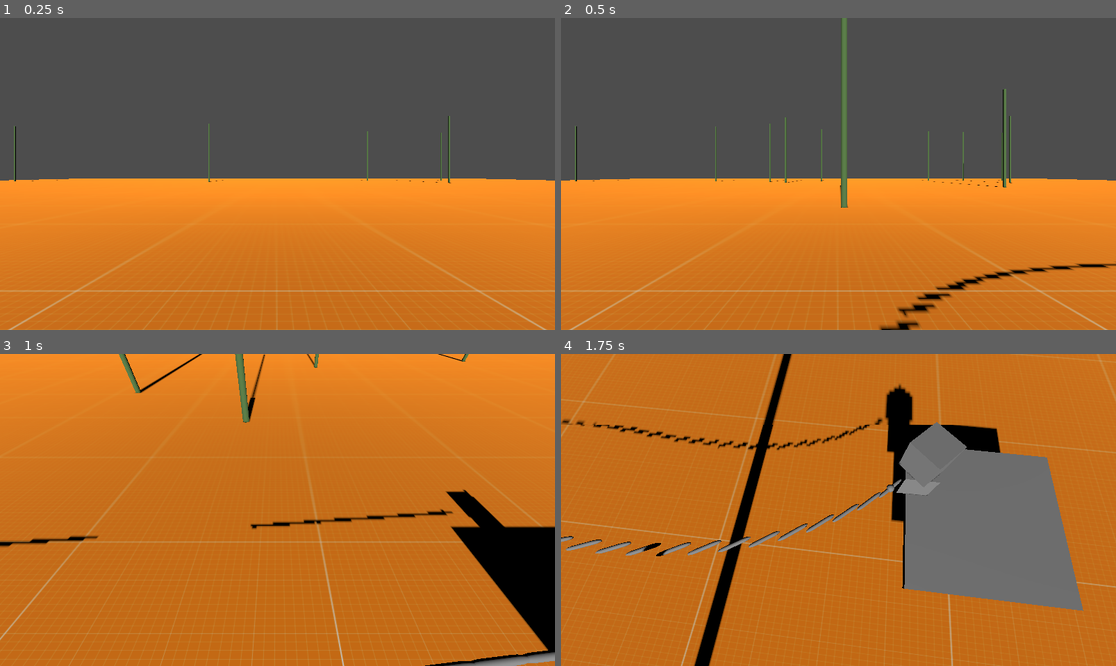
Above: before the commit, frames 1-4 (two rows, left to right).
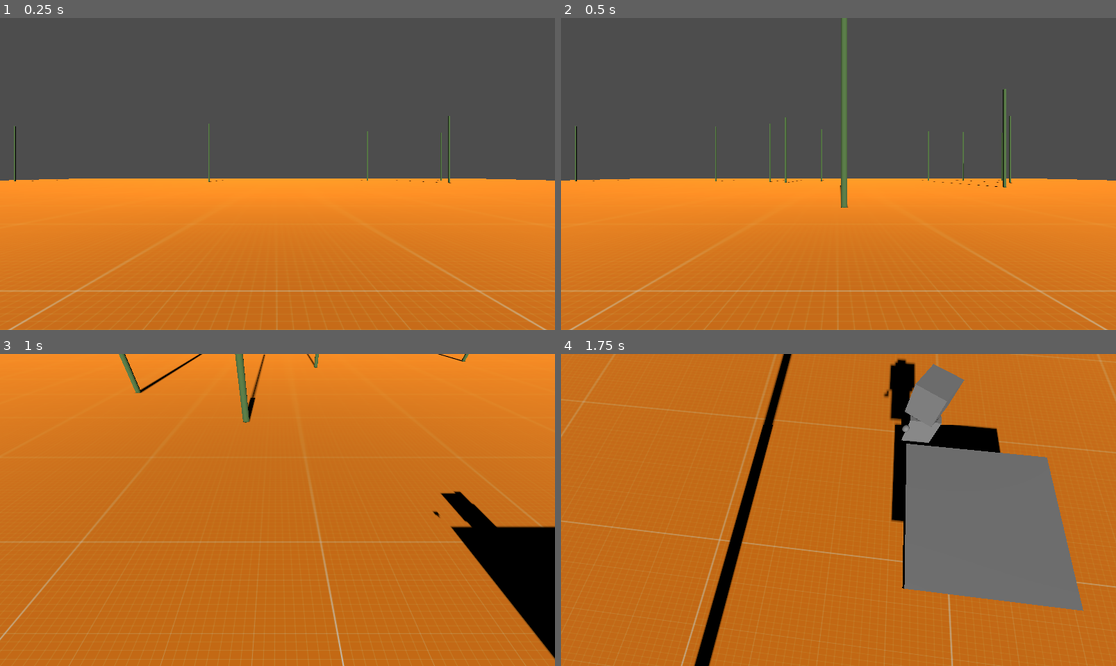
Above: after the commit, the same moments.

Repository: Flodurs/GoDotTest
Game: Godot game, scene res://scenes/level/level.tscn
The game is run twice, just before and just after one commit, with the same random seed, the same clock (stepped at 60 frames per second) and the same inputs.
Inputs:
- Up to frame 1 (0.25 s): no input
- Up to frame 2 (0.5 s): no input
- Up to frame 3 (1 s): hold D (Right) from 0.53 s (still down); hold Down (CamDown) from 0.53 s (still down); tap Space (Jump) at 0.77 s
- Up to frame 4 (1.75 s): release D (Right) at 1.28 s; release Down (CamDown) at 1.28 s; hold S (Backward) from 1.28 s (still down); tap Left (CamLeft) at 1.35 s; tap Space (Jump) at 1.52 s

Frame 1 is identical in both runs. In frame 2, 1.1% of the frame differs, in the area x 57-100%, y 78-100%; in frame 3, 1.7%; in frame 4, 4.6%, in the area x 0-74%, y 1-65%.

Commit message:
Verbesserung von Gegner 1 AI

Diff:
--- a/scenes/enemys/enemy_1.gd
+++ b/scenes/enemys/enemy_1.gd
@@ -5,9 +5,12 @@
 var gravity = 3
 var rotationspeed = 10
 var target_y_angle = 0
-var movementSpeed = 2
+var movementSpeed = 200
 var targetPoint = 1
 var enableShooting = 0
+
+var shotfreq = 1
+var timeSinceLastShot = 0
 
 func _physics_process(delta):
 
@@ -15,36 +18,32 @@
 		velocity.y -= gravity * delta
 	move_and_slide()
 
-func shoot():
+func shoot(delta):
+	timeSinceLastShot+=delta
+	if timeSinceLastShot >= shotfreq:
+		timeSinceLastShot = 0
+		var b = BULLET.instantiate()
+		b.position = $Head/BulletSpawn.global_position
+		print(global_position,position)
 
-	var b = BULLET.instantiate()
-	b.position = $Head/BulletSpawn.global_position
-	print(global_position,position)
-
-	b.rotation = $Head.rotation
-	b.rotation.y+=1.5707
-	owner.add_child(b)
+		b.rotation = $Head.rotation
+		b.rotation.y+=1.5707
+		owner.add_child(b)
 
 
 func _process(delta):
+	velocity.x = 0
+	velocity.z = 0
 	processHeadRotation(delta)
 	processPatrol(delta)
 
 func processPatrol(delta):
-	enableShooting+=1
-	if targetPoint == 1:
-		transform.origin.x+=movementSpeed*delta
-
-	if targetPoint == 0:
-		transform.origin.x-=movementSpeed*delta
-
-	if transform.origin.x >= 2:
-		shoot()
-		targetPoint = 0
-
-	if transform.origin.x <= -2:
-		shoot()
-		targetPoint = 1
+	var player = get_tree().get_nodes_in_group("Player")[0]
+	if abs((player.position - position).length()) <= 10:
+		shoot(delta)
+		velocity+=$Head.global_transform.basis.z.normalized()*delta*movementSpeed
+	else:
+		velocity+=$Head.global_transform.basis.x.normalized()*delta*movementSpeed
 
 
 
